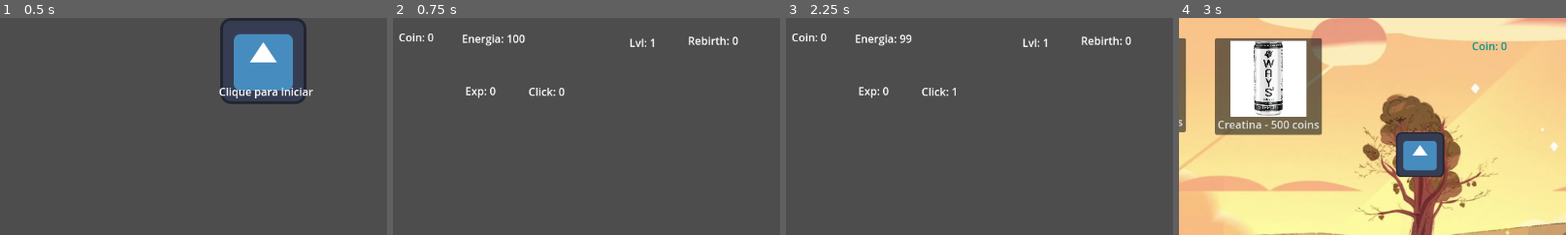
Above: before the commit, frames 1-4 (left to right).
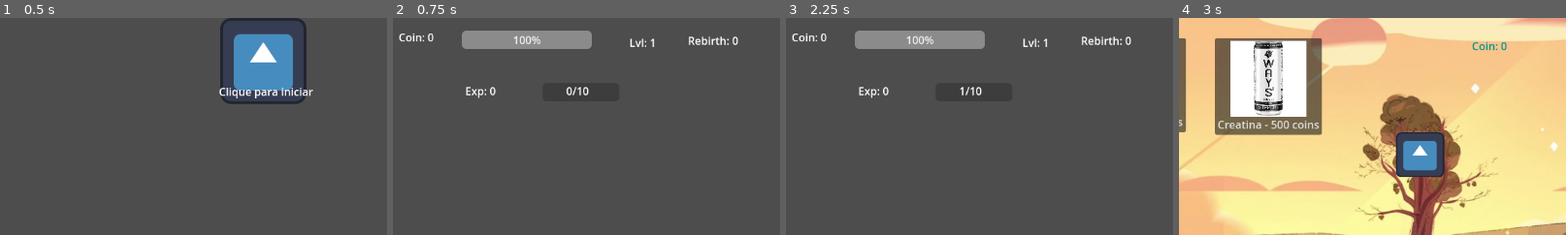
Above: after the commit, the same moments.

Repository: dandat309/pump-sip
Game: Godot game, scene res://cenas/startscreen.tscn
Two runs of this game, one before a commit and one after it. Both use one fixed random seed, a clock stepped at 60 frames per second and the inputs below. The engine's default icon, where the game draws it, is replaced by a stand-in: a white triangle on a blue panel in a dark square.
Inputs (mouse positions are % of the whole screen's width and height, from its top left):
- Up to frame 1 (0.5 s): no input
- Up to frame 2 (0.75 s): tap Enter at 0.5 s; move the mouse to (72, 45) at 0.52 s; click (72, 45) at 0.67 s
- Up to frame 3 (2.25 s): click (69, 4) at 1.25 s; click (47, 31) at 2 s
- Up to frame 4 (3 s): click (69, 4) at 2.75 s
The pictures show only the part of the screen within x 16-66%, y 0-50%; the shares and areas given below are measured in that part.

Frame 1 is identical in both runs. In frame 2, 3.0% of the frame differs, in the area x 17-52%, y 5-37%; in frame 3, 3.0%; in frame 4, nothing differs.

Commit message:
Add files via upload

Diff:
--- a/cenas/mainscreen.tscn
+++ b/cenas/mainscreen.tscn
@@ -5,6 +5,15 @@
 
 [node name="mainscreen" type="Node2D"]
 script = ExtResource("1_ud66o")
+
+[node name="BarraClique" type="ProgressBar" parent="."]
+unique_name_in_owner = true
+offset_left = 407.0
+offset_top = 97.0
+offset_right = 521.0
+offset_bottom = 124.0
+max_value = 10.0
+show_percentage = false
 
 [node name="rebirthlabel" type="Label" parent="."]
 offset_left = 623.0
@@ -21,6 +30,7 @@
 text = "Lvl:"
 
 [node name="energylabel" type="Label" parent="."]
+visible = false
 offset_left = 287.0
 offset_top = 19.0
 offset_right = 340.0
@@ -42,10 +52,10 @@
 text = "Money:"
 
 [node name="Contadorlabel" type="Label" parent="."]
-offset_left = 386.0
-offset_top = 98.0
-offset_right = 431.0
-offset_bottom = 121.0
+offset_left = 442.0
+offset_top = 97.0
+offset_right = 487.0
+offset_bottom = 120.0
 text = "CLick:"
 
 [node name="loja" type="TextureButton" parent="."]
@@ -71,6 +81,14 @@
 wait_time = 20.0
 autostart = true
 
+[node name="energibar" type="ProgressBar" parent="."]
+unique_name_in_owner = true
+offset_left = 287.0
+offset_top = 19.0
+offset_right = 480.0
+offset_bottom = 46.0
+value = 100.0
+
 [connection signal="pressed" from="loja" to="." method="_on_loja_pressed"]
 [connection signal="pressed" from="drinkButton" to="." method="_on_drink_button_pressed"]
 [connection signal="timeout" from="inactivity" to="." method="_on_inactivity_timeout"]
--- /dev/null
+++ b/cenas/principal.tscn
@@ -0,0 +1,67 @@
+[gd_scene load_steps=3 format=3 uid="uid://cx2ibwmy53ccw"]
+
+[ext_resource type="Script" uid="uid://csletxhrt7r2f" path="res://script/principal.gd" id="1_j2ut6"]
+[ext_resource type="Texture2D" uid="uid://djjuc3w7fbjyr" path="res://sprites/icon.svg" id="2_42xuo"]
+
+[node name="Principal" type="Node2D"]
+script = ExtResource("1_j2ut6")
+
+[node name="rebirthlabel" type="Label" parent="."]
+offset_left = 623.0
+offset_top = 22.0
+offset_right = 685.0
+offset_bottom = 45.0
+text = "Rebirth:"
+
+[node name="nivellebal" type="Label" parent="."]
+offset_left = 536.0
+offset_top = 25.0
+offset_right = 576.0
+offset_bottom = 48.0
+text = "Lvl:"
+
+[node name="Energia" type="Label" parent="."]
+offset_left = 287.0
+offset_top = 19.0
+offset_right = 340.0
+offset_bottom = 42.0
+text = "Energi:"
+
+[node name="Explabel" type="Label" parent="."]
+offset_left = 292.0
+offset_top = 97.0
+offset_right = 332.0
+offset_bottom = 120.0
+text = "Exp:"
+
+[node name="Moneylabel" type="Label" parent="."]
+offset_left = 193.0
+offset_top = 17.0
+offset_right = 250.0
+offset_bottom = 40.0
+text = "Money:"
+
+[node name="Contadorlabel" type="Label" parent="."]
+offset_left = 386.0
+offset_top = 98.0
+offset_right = 431.0
+offset_bottom = 121.0
+text = "CLick:"
+
+[node name="Button2" type="Button" parent="."]
+offset_left = 297.0
+offset_top = 225.0
+offset_right = 433.0
+offset_bottom = 361.0
+icon = ExtResource("2_42xuo")
+
+[node name="loja" type="TextureButton" parent="."]
+offset_left = 768.0
+offset_top = 7.0
+offset_right = 896.0
+offset_bottom = 135.0
+scale = Vector2(0.331149, 0.343025)
+texture_normal = ExtResource("2_42xuo")
+
+[connection signal="pressed" from="Button2" to="." method="rec_energia"]
+[connection signal="pressed" from="loja" to="." method="_on_loja_pressed"]
--- a/script/mainlogic.gd
+++ b/script/mainlogic.gd
@@ -10,20 +10,25 @@
 var maxexp = 200
 var moddin = 1
 var modexp = 1
+var max_contador = 10
 
 func click():
 	if energia == 0:
 		return
+
 	contador += 1
 	energia -= consuenergia
+
 	if experiencia >= maxexp:
 		experiencia = 0
 		nivel += 1
 		maxexp *= 2
+
 	if contador >= 10:
 		dinheiro += 100 * moddin
 		experiencia += 100 * modexp
 		contador = 0
+
 	if nivel % 3 == 0 and nivel != 0:
 		rebirth += 1
 		nivel = 0
@@ -32,10 +37,15 @@
 		maxexp = 200
 		moddin += 1
 		modexp += 1
+
+
 func rec_energia():
 	if dinheiro >= 200:
 		dinheiro -= 200
 		energia += 10
+		if energia > 100:
+			energia = 100
+
 
 func gastar_dinheiro(valor):
 	if dinheiro >= valor:
--- a/script/mainscreen.gd
+++ b/script/mainscreen.gd
@@ -2,14 +2,18 @@
 var tempo_restante = 0.0
 var efeito_ativo = false
 
+@onready var barraC = %BarraClique
+@onready var barraE = %energibar
 func _ready():
 	atualizar_ui()
 	get_node("/root/mainscreen")
+
+
 func atualizar_ui():
 	$energylabel.text = "Energia: " + str(JogoScript.energia)
 	$Explabel.text = "Exp: " + str(JogoScript.experiencia)
 	$Moneylabel.text = "Coin: " + str(JogoScript.dinheiro)
-	$Contadorlabel.text = "Click: " + str(JogoScript.contador)
+	$Contadorlabel.text =  str(JogoScript.contador) + "/10"
 	$rebirthlabel.text = "Rebirth: " + str(JogoScript.rebirth)
 	$nivellebal.text = "Lvl: " + str(JogoScript.nivel)
 	if JogoScript.energia <= 0:
@@ -20,8 +24,14 @@
 func _input(event):
 	if event is InputEventMouseButton and event.pressed:
 		JogoScript.click()
+		barraC.value += 1
+		barraE.value -= 1
 		atualizar_ui()
 		$inactivity.start()
+	if barraC.value == 10:
+		%BarraClique.value = 0
+	if JogoScript.energia == 0:
+		%BarraClique.value = 0
 
 func _on_loja_pressed():
 	get_tree().change_scene_to_file("res://cenas/loja.tscn")
@@ -31,6 +41,7 @@
 
 func _on_drink_button_pressed() -> void:
 	JogoScript.energia = 100
+	%energibar.value = 100
 	atualizar_ui()
 	$inactivity.start()
 	$drinkButton.hide()
--- /dev/null
+++ b/script/principal.gd
@@ -0,0 +1,79 @@
+extends Node2D
+
+var contador := 0
+var dinheiro := 0
+var energia := 100
+var consuenergia := 1
+var experiencia := 0
+var nivel := 1
+var rebirth := 0
+var maxexp := 200
+var moddin := 1
+var modexp := 1
+
+# Referências de UI
+var energia_label
+var exp_label
+var money_label
+var contador_label
+var rebirth_label
+var nivel_label
+
+func click():
+	if energia <= 0:
+		return
+
+	contador += 1
+	energia -= consuenergia
+
+	if contador >= 10:
+		dinheiro += 100 * moddin
+		experiencia += 100 * modexp
+		contador = 0
+
+	if experiencia >= maxexp:
+		experiencia = 0
+		nivel += 1
+		maxexp *= 2
+
+		# Rebirth se aplica apenas uma vez por múltiplo de 3
+		if nivel % 3 == 0:
+			rebirth += 1
+			nivel = 1
+			dinheiro = 0
+			experiencia = 0
+			maxexp = 200
+			moddin += 1
+			modexp += 1
+
+func rec_energia():
+	if dinheiro >= 200:
+		dinheiro -= 200
+		energia += 10
+
+func _ready():
+	# Inicializa referências aos nós da interface
+	energia_label = $Energia
+	exp_label = $Explabel
+	money_label = $Moneylabel
+	contador_label = $Contadorlabel
+	rebirth_label = $rebirthlabel
+	nivel_label = $nivellabel
+
+	atualizar_ui()
+
+func atualizar_ui():
+	energia_label.text = "Energia: " + str(energia)
+	exp_label.text = "Exp: " + str(experiencia)
+	money_label.text = "Coin: " + str(dinheiro)
+	contador_label.text = "Click: " + str(contador)
+	rebirth_label.text = "Rebirth: " + str(rebirth)
+	nivel_label.text = "Lvl: " + str(nivel)
+
+func _input(event):
+	if event is InputEventMouseButton and event.pressed:
+		click()
+		atualizar_ui()
+
+func _on_loja_pressed():
+	get_tree().change_scene_to_file("res://cenas/loja.tscn")
--- a/script/startscreen.gd
+++ b/script/startscreen.gd
@@ -3,6 +3,5 @@
 func _input(event):
 	if event is InputEventMouseButton and event.pressed:
 		click()
-
 func click():
 	get_tree().change_scene_to_file("res://cenas/mainscreen.tscn")
Not shown, added: script/principal.gd.uid
Not shown, added: cenas/jog14F7.tmp
Not shown, added: cenas/jog1790.tmp
Not shown, added: cenas/jog4C2F.tmp
Not shown, added: cenas/jog56AB.tmp
Not shown, added: cenas/jog6CC1.tmp
Not shown, added: cenas/jog8A11.tmp
Not shown, added: cenas/jog942E.tmp
Not shown, added: cenas/jogC3C7.tmp
Not shown, added: cenas/jogE6.tmp
Not shown, added: cenas/jogFBB2.tmp
